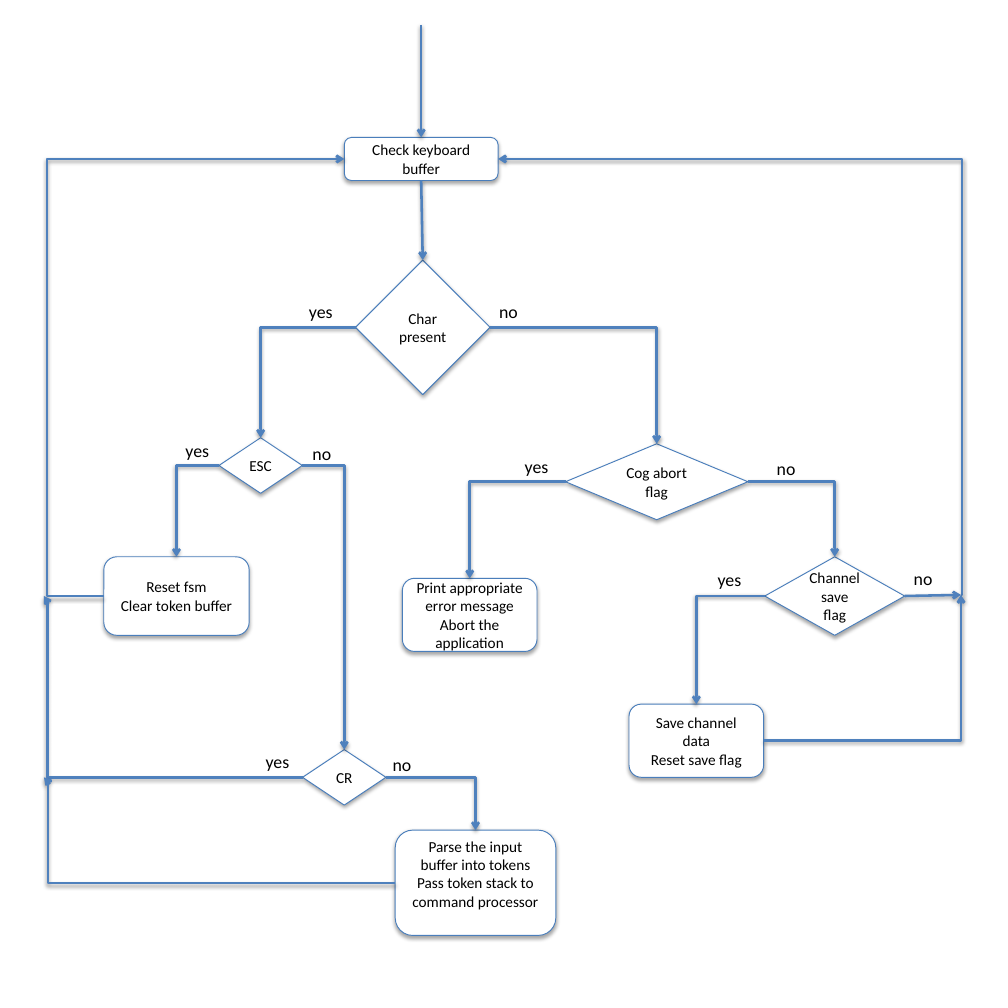
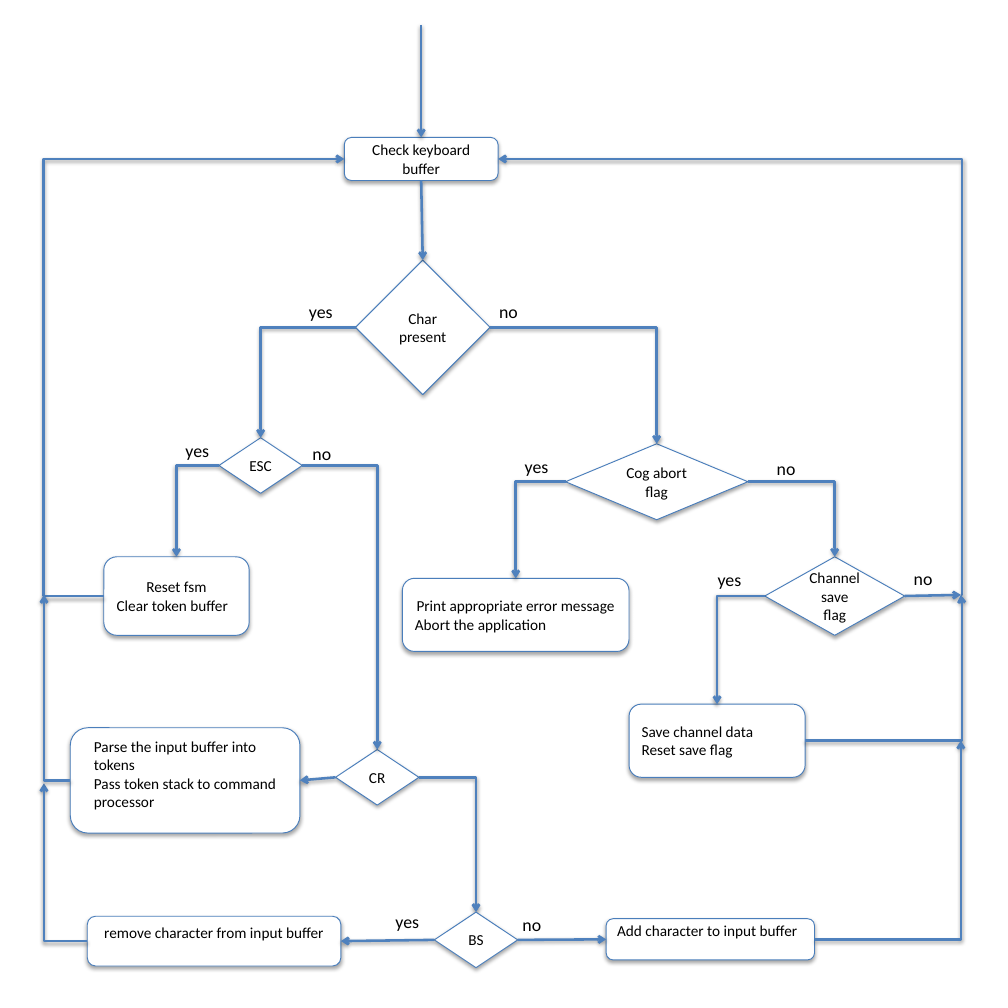
Before and after one commit to mam1/Pcon, a slide deck: slide 1 of flow_charts/main_loop.pptx. Drawn at 1008x1008 pixels with LibreOffice and Linux fonts; fonts in the diff are those of the drawing. Boxes give left, top, right and bottom in pixels: in the first picture for what was removed or moved away, otherwise in the second. Text is boxed around its words. In the diff, an @@ line names an element or a change of style, - is before the commit and + after.

Commit message:
replacing command fsm

```diff
--- a/flow_charts/main_loop.pptx
+++ b/flow_charts/main_loop.pptx
@@ elbow arrow (104, 596) - (345, 159): route changed @@
@@ elbow arrow moved from (302, 466) - (345, 750) to (302, 466) - (378, 750) @@
@@ elbow arrow moved from (565, 482) - (470, 578) to (565, 482) - (516, 578) @@
@@ elbow arrow moved from (302, 777) - (44, 596) to (71, 781) - (44, 595) @@
@@ rounded rectangle "Print appropriate error message": place and size @@
-rounded rectangle "Print appropriate error message" at (402,578,537,652)
+rounded rectangle "Print appropriate error message" at (402,578,629,652)
@@ elbow arrow moved from (765, 596) - (696, 704) to (765, 596) - (718, 704) @@
@@ elbow arrow moved from (763, 740) - (961, 595) to (805, 740) - (961, 595) @@
@@ text in rounded rectangle at (117,600,227,611): alignment centre to left @@
@@ text in rounded rectangle at (415,619,546,633): alignment centre to left @@
@@ rounded rectangle "Save channel data": place and size @@
-rounded rectangle "Save channel data" at (629,704,763,777)
+rounded rectangle "Save channel data" at (629,704,805,777)
@@ rounded rectangle "Save channel data" at (629,704,805,777): alignment centre to left @@
@@ rounded rectangle "Parse the input buffer into ...": place and size @@
-rounded rectangle "Parse the input buffer into ..." at (395,830,555,936)
+rounded rectangle "Parse the input buffer into ..." at (71,728,301,833)
@@ rounded rectangle "Parse the input buffer into ..." at (71,728,301,833): alignment centre to left; vertical alignment middle to top @@
@@ elbow arrow added from (815, 939) to (961, 740), #4F81BD 2 pt @@
@@ elbow arrow removed from (395, 882) to (44, 777) @@
@@ arrow added from (335, 777) to (300, 781), #4F81BD 2 pt @@
@@ diamond "CR": place and size @@
-diamond "CR" at (302,750,386,805)
+diamond "CR" at (335,750,419,805)
@@ elbow arrow moved from (386, 777) - (476, 830) to (419, 777) - (476, 912) @@
@@ elbow arrow added from (87, 941) to (44, 783), #4F81BD 2 pt @@
@@ rounded rectangle added at (87,916,341,966), fill #FFFFFF, outline #4B7EBC 0.75 pt, 12 pt, text #000000 @@
+remove character from input buffer
@@ text "yes": place and size @@
-text "yes" at (266,759,290,771)
+text "yes" at (395,919,419,931)
@@ diamond added at (434,912,518,968), fill #FFFFFF, outline #4B7EBC 0.75 pt, 12 pt, text #000000 @@
+BS
@@ text "no" rewrapped from (393,762,412,777) to (522,922,541,931) @@
@@ rounded rectangle added at (606,919,814,960), fill #FFFFFF, outline #4B7EBC 0.75 pt, 12 pt, text #000000 @@
+Add character to input buffer
@@ arrow added from (434, 940) to (341, 941), #4F81BD 2 pt @@
@@ arrow added from (518, 940) to (606, 939), #4F81BD 2 pt @@
```
Also in this commit, not shown: 7 other files.
